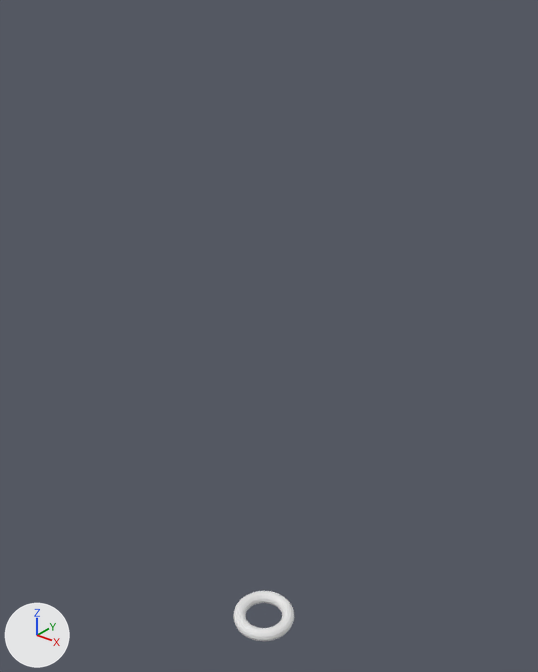
The glTF model resources/gltf/Level0.glb as it was, and as the next commit left it.
Both versions are drawn from a 50 mm camera at (14.3, -17.5, 6.2) aimed at (-0.3, 0.7, -5.1). Arrows for +X, +Y and +Z are at lower left; the lights stay in place. Where no turn or scale is listed for an object, it has been applied to the vertices.
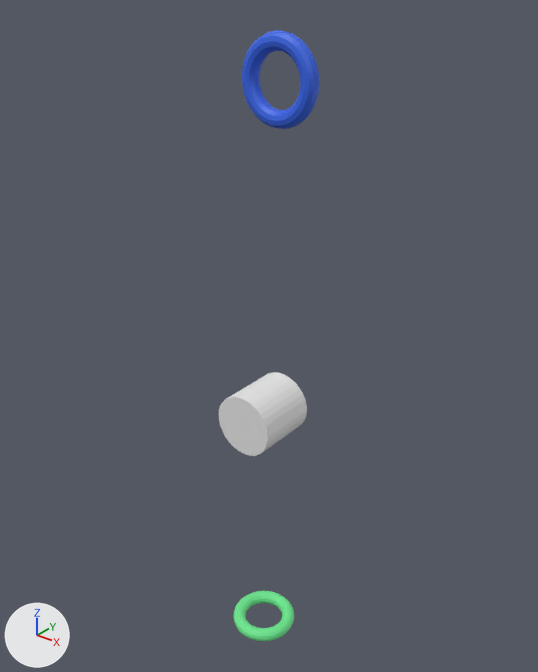
The newer file is also rescaled (x0.9), turned or shifted as a whole; pictures and numbers use the older file's frame.

What differs and where, as boxes (x1, y1, x2, y2) in the pictures (538 x 672 px):
'Cylinder', added
    after: (219, 372, 307, 456)
'Torus.002', added (blue)
    after: (242, 30, 320, 129)
'Torus', recoloured (white to green)
    both: (233, 591, 294, 641)

The change, as a list of edits to the scene's bpy script:
```text
Add mat_material_002:
    mat_material_002 = principled_material('Material.002')
    mat_material_002.base_color = (0.149, 0.8, 0.274)  # green #6ce78f
Add mat_material_001:
    mat_material_001 = principled_material('Material.001')
    mat_material_001.base_color = (0.0341, 0.13, 0.8)  # blue #3465e7
Change me_torus:
    where me_torus.from_pydata(...)  # 576 vertices, 1152 faces; spans x -1.25..1.25, y -1.25..1.25, z -17.7..-17.2
    add me_torus.materials.append(mat_material_002)  # green #6ce78f
Add me_torus_002:
    me_torus_002.from_pydata(...)  # a torus around y (ring radius 1.11, tube radius 0.28) spanning x -1.39..1.39, y 0.56..1.11, z -1.39..1.39
    me_torus_002.materials.append(mat_material_001)  # blue #3465e7
Add me_cylinder:
    me_cylinder.from_pydata(...)  # 64 vertices, 124 faces; spans x -1.11..1.11, y -1.11..1.11, z -12.22..-10.0
Add ob_torus_002:
    ob_torus_002 = bpy.data.objects.new('Torus.002', me_torus_002)
    ob_torus_002.location = (0.0, 0.0, 3.33)
Add ob_cylinder:
    ob_cylinder = bpy.data.objects.new('Cylinder', me_cylinder)
    ob_cylinder.location = (0.0, 0.0, 3.33)
```
